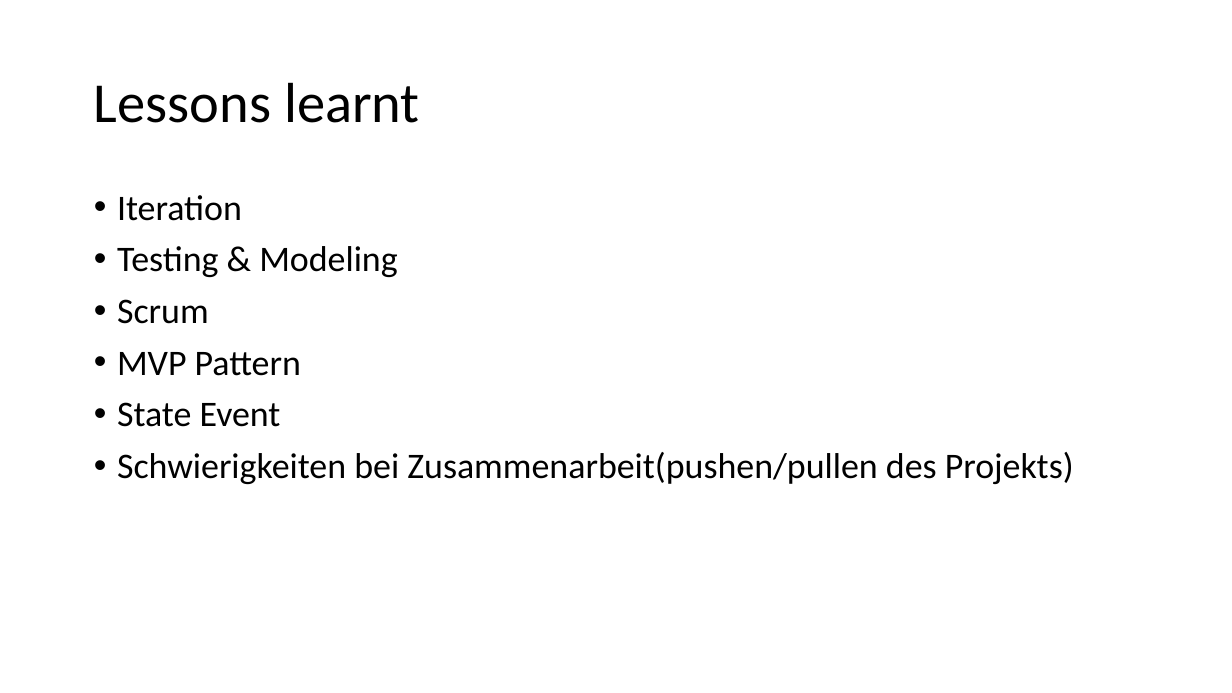
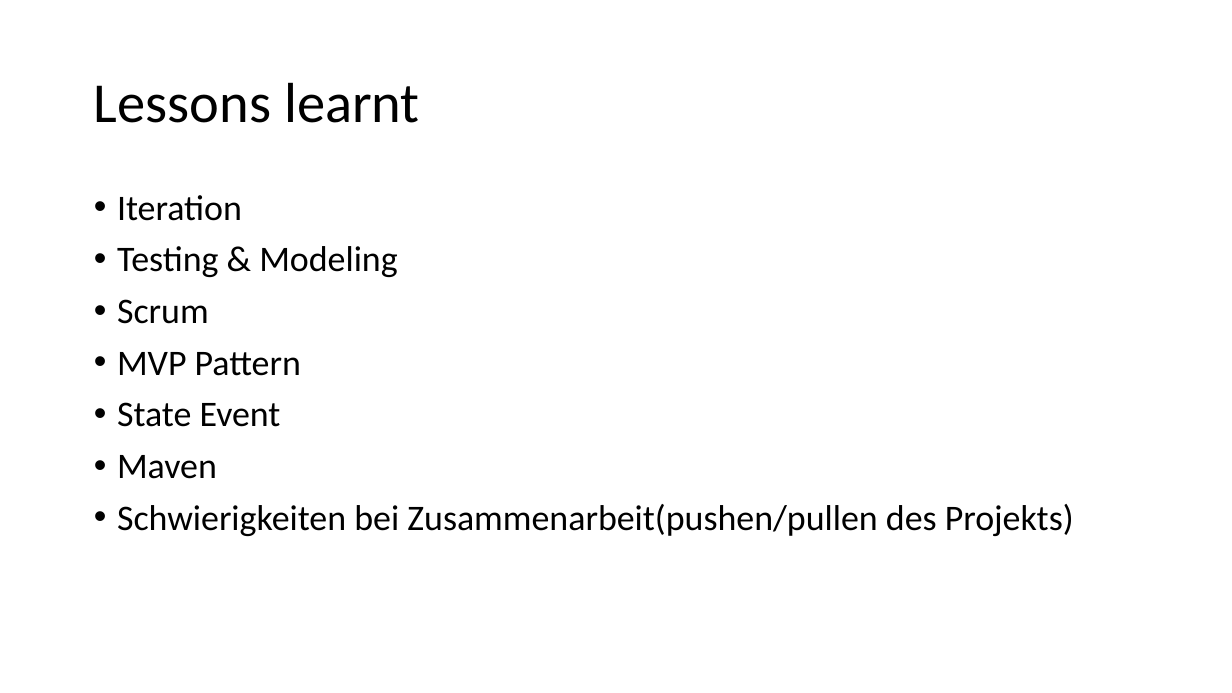
Before and after one commit to wyssp8/BTI7081-Software-Engineering-and-Design, a slide deck: slide 11 of doc/CS01/task14/cs1-task14-presentation.pptx (slide 10 before the commit). Drawn at 1232x693 pixels with LibreOffice and Linux fonts; fonts in the diff are those of the drawing. Boxes give left, top, right and bottom in pixels: in the first picture for what was removed or moved away, otherwise in the second. Text is boxed around its words. In the diff, an @@ line names an element or a change of style, - is before the commit and + after.

```diff
--- a/doc/CS01/task14/cs1-task14-presentation.pptx
+++ b/doc/CS01/task14/cs1-task14-presentation.pptx
@@ text at (x1=117, y1=455, x2=217, y2=479): paragraph added @@
+• Maven
```
Also in this commit, not shown: 1 other slide changed, 2 slides added.
